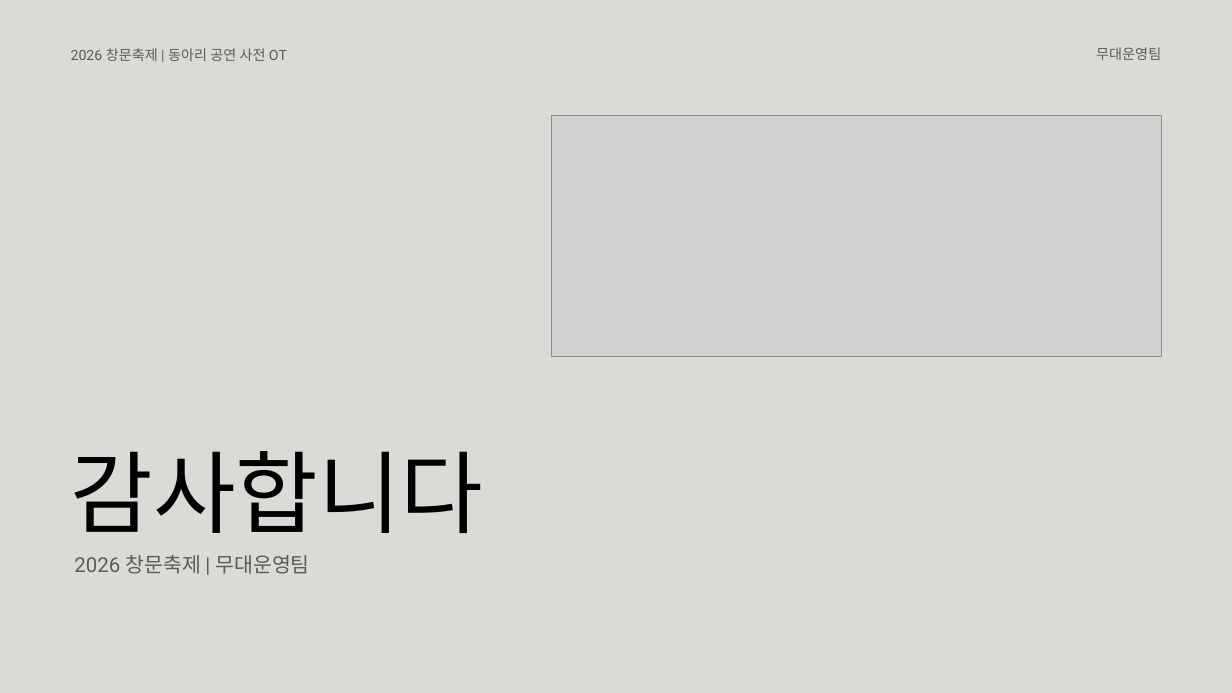
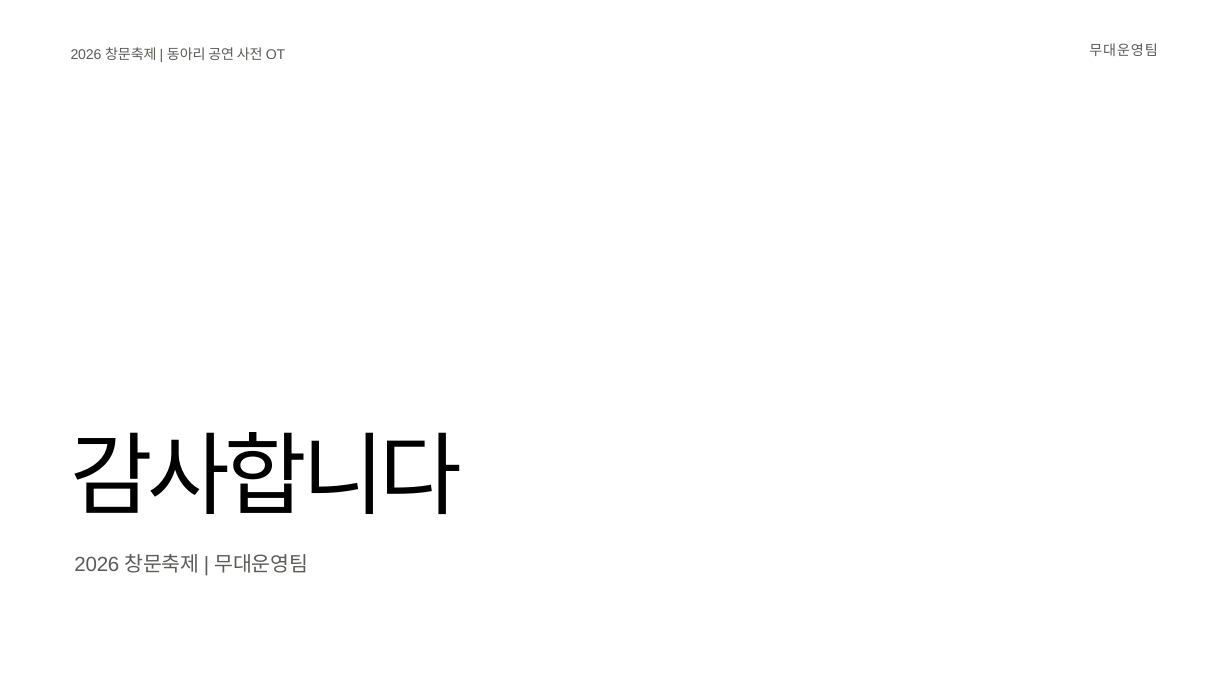
Before and after one commit to 22300576-star/-, a slide deck: slide 29 of 2026_창조와문화_동아리공연_사전OT.pptx (slide 11 before the commit). Drawn at 1232x693 pixels with LibreOffice and Linux fonts; fonts in the diff are those of the drawing; grey boxes stand for pictures; background and template pictures are left out. Boxes give left, top, right and bottom in pixels: in the first picture for what was removed or moved away, otherwise in the second. Text is boxed around its words. In the diff, an @@ line names an element or a change of style, - is before the commit and + after.

```diff
--- a/2026_창조와문화_동아리공연_사전OT.pptx
+++ b/2026_창조와문화_동아리공연_사전OT.pptx
@@ background #DBDAD7 to picture (left out) @@
@@ text "2026 창문축제 | 동아리 공연 ..." at [71, 47, 285, 60]: font Roboto to Arial, letter spacing 0 to -0.2 pt; line spacing 1 to 13pt @@
@@ text "무대운영팀": place and size @@
-text "무대운영팀" at [1096, 47, 1161, 60]
+text "무대운영팀" at [1089, 43, 1157, 56]
@@ text "무대운영팀" at [1089, 43, 1157, 56]: font Roboto to Arial, letter spacing 0 to 0.7 pt; alignment right to left; line spacing 1 to 11pt @@
@@ picture removed at [552, 116, 1162, 357] @@
@@ text "감사합니다" at [71, 432, 462, 514]: font Roboto to Arial, letter spacing 0 to -4.2 pt; line spacing 1 to 70pt @@
@@ text "2026 창문축제 | 무대운영팀" at [74, 554, 308, 573]: font Roboto to Arial, letter spacing 0 to -0.2 pt; line spacing 1 to 19.5pt @@
```
Also in this commit, not shown: 3 other slides changed, 25 slides added, 7 slides removed.
